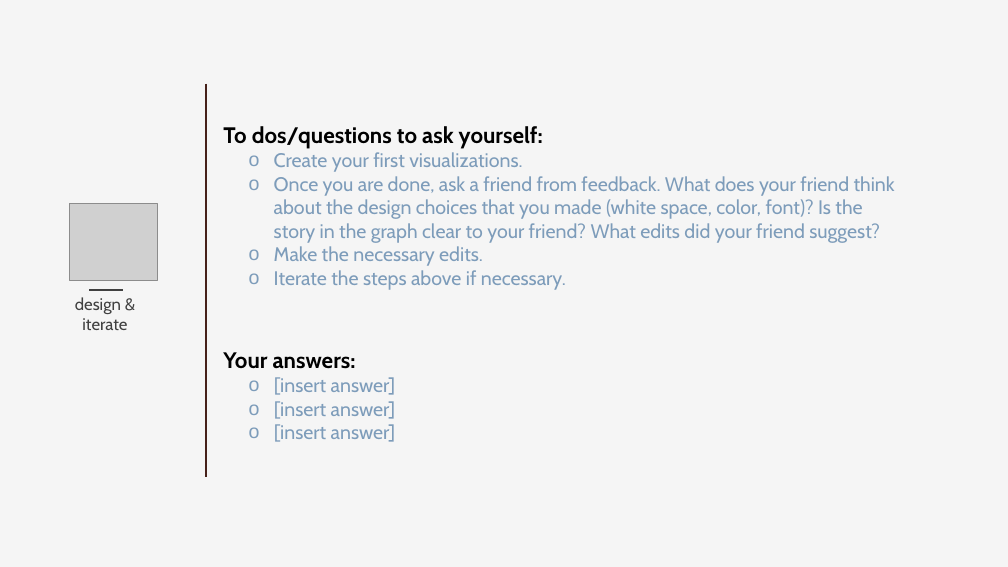
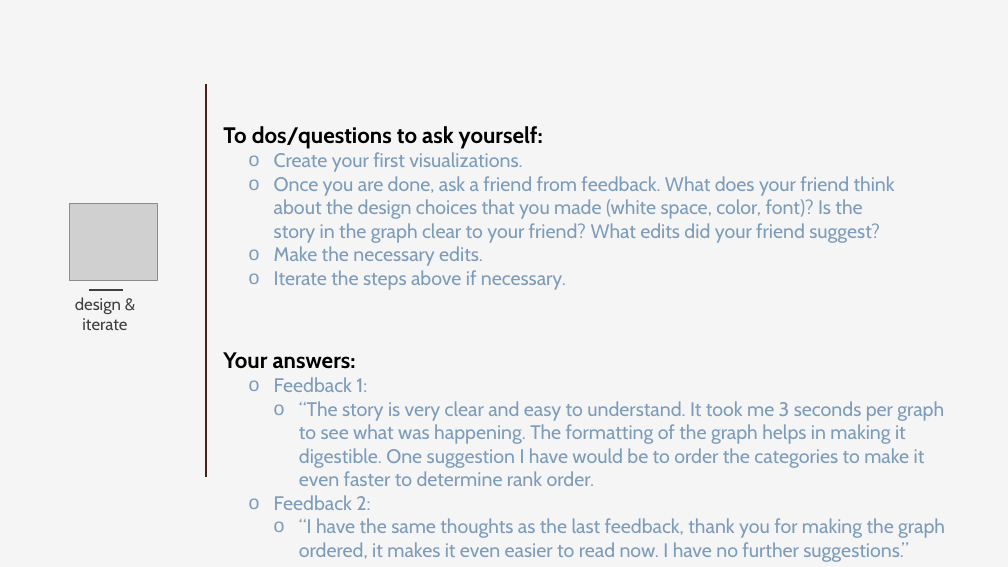
Before and after one commit to samswain2/MSiA-WQ, a slide deck: slide 7 of MSiA 411/hw05/MSiA_Assignment 4_handout.pptx. Drawn at 1008x567 pixels with LibreOffice and Linux fonts; fonts in the diff are those of the drawing; grey boxes stand for pictures. Boxes give left, top, right and bottom in pixels: in the first picture for what was removed or moved away, otherwise in the second. Text is boxed around its words. In the diff, an @@ line names an element or a change of style, - is before the commit and + after.

```diff
--- a/MSiA 411/hw05/MSiA_Assignment 4_handout.pptx
+++ b/MSiA 411/hw05/MSiA_Assignment 4_handout.pptx
@@ text at box(274, 377, 945, 562): text changed @@
-  o [insert answer]
-  o [insert answer]
-  o [insert answer]
+  o Feedback 1:
+    o “The story is very clear and easy to understand. It took me 3 seconds per graph to see what was happening. The formatting of the graph helps in making it digestible. One suggestion I have would be to order the categories to make it even faster to determine rank order.
+  o Feedback 2:
+    o “I have the same thoughts as the last feedback, thank you for making the graph ordered, it makes it even easier to read now. I have no further suggestions.”
```
Also in this commit, not shown: 6 other slides changed, 11 other files.
